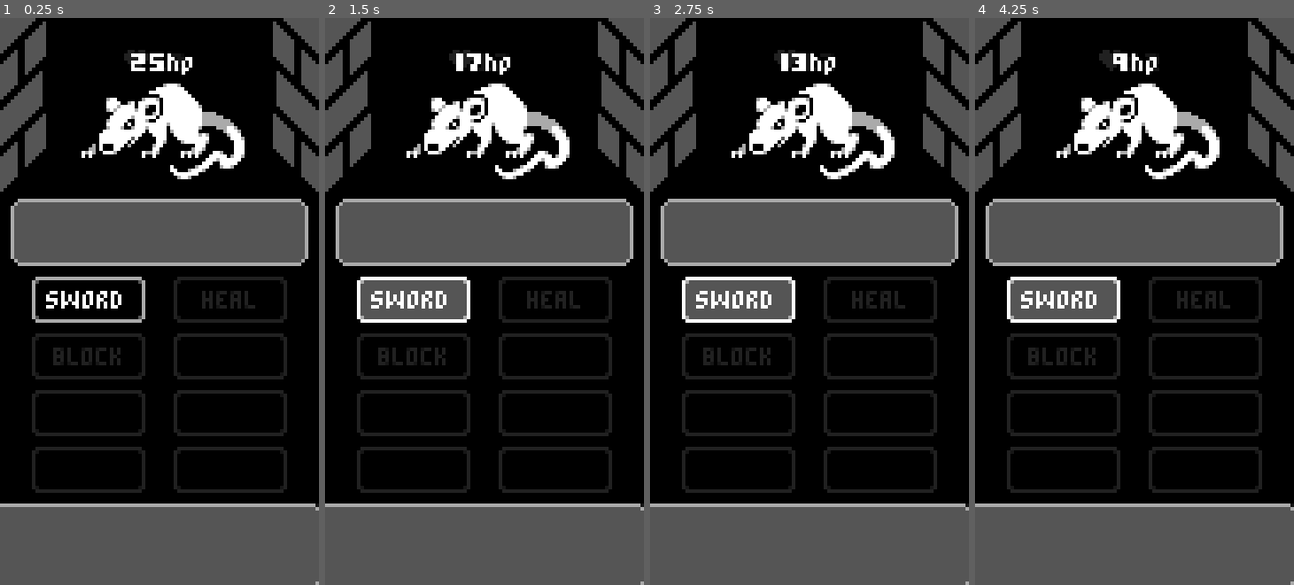
Above: before the commit, frames 1-4 (left to right).
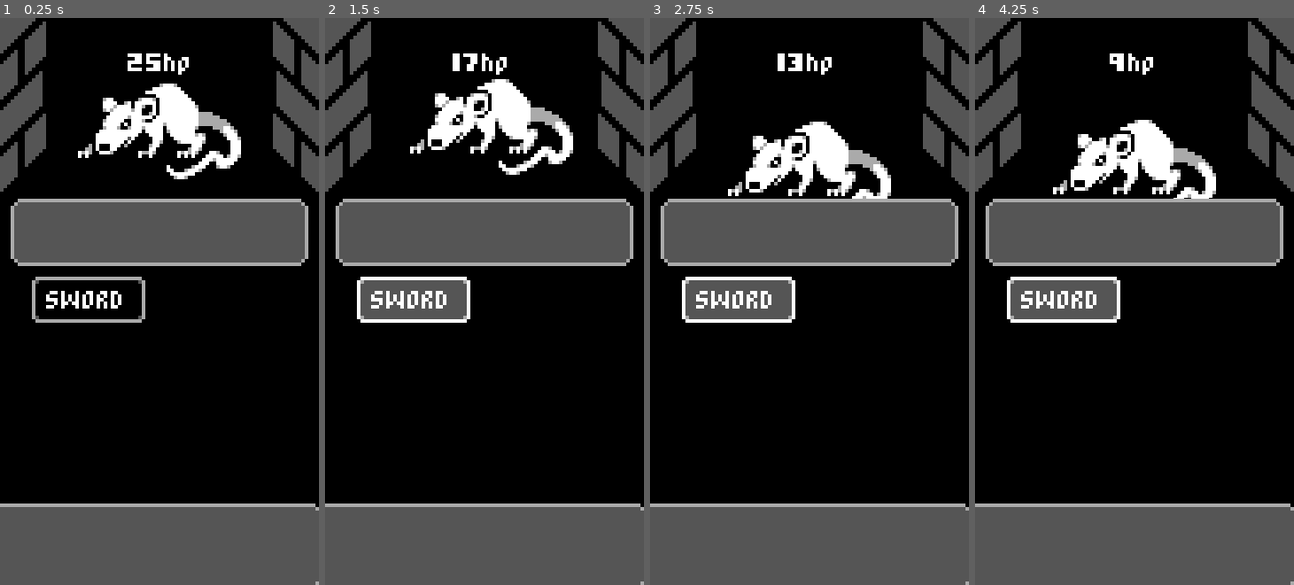
Above: after the commit, the same moments.

Repository: gkorzan/mobile-rpg-tutorial
Game: Godot game, scene res://battle.tscn
The game is run twice, just before and just after one commit, with the same random seed, the same clock (stepped at 60 frames per second) and the same inputs.
Inputs:
- Up to frame 1 (0.25 s): no input
- Up to frame 2 (1.5 s): click "SWORD" at 0.5 s; click "SWORD" at 1.25 s
- Up to frame 3 (2.75 s): click "SWORD" at 2 s
- Up to frame 4 (4.25 s): tap Enter at 3.5 s

The runs differ from the first frame. In frame 1, 6.7% of the frame differs, in the area x 10-90%, y 5-84%; in frame 2, 7.2%; in frame 3, 10%; in frame 4, 10%.

Commit message:
chore: VID-3 - moved enemy to own scene, added hit and attack animations

Diff:
--- a/battle.gd
+++ b/battle.gd
@@ -2,6 +2,14 @@
 
 @onready
 var enemy = $Enemy
+@onready
+var swordButton = $UI/SwordButton
 
 func _on_sword_button_pressed():
-	enemy.hp -= 4
+	if (enemy != null):
+		enemy.hp -= 4
+
+
+func _on_enemy_dead():
+	swordButton.hide()
+	enemy = null
--- a/battle.tscn
+++ b/battle.tscn
@@ -1,10 +1,9 @@
-[gd_scene load_steps=6 format=3 uid="uid://cd0yaux7te2w0"]
+[gd_scene load_steps=5 format=3 uid="uid://cd0yaux7te2w0"]
 
 [ext_resource type="Script" path="res://battle.gd" id="1_lgd4f"]
 [ext_resource type="Texture2D" uid="uid://dg4vl5n5wy4s1" path="res://Images/Dungeon.png" id="1_s7r6l"]
 [ext_resource type="Texture2D" uid="uid://cney52inyl2fi" path="res://Images/Mobile RPG Mockup.png" id="1_topa1"]
-[ext_resource type="Texture2D" uid="uid://dcuhcgu1a3kyd" path="res://Images/Rat.png" id="3_ebohb"]
-[ext_resource type="Script" path="res://enemy.gd" id="4_wead2"]
+[ext_resource type="PackedScene" uid="uid://cof74u7vkdslc" path="res://enemy.tscn" id="4_ufn8p"]
 
 [node name="Battle" type="Node"]
 script = ExtResource("1_lgd4f")
@@ -14,25 +13,13 @@
 texture = ExtResource("1_s7r6l")
 
 [node name="MobileRpgMockup" type="Sprite2D" parent="."]
+visible = false
 modulate = Color(1, 1, 1, 0.129412)
 position = Vector2(45, 80)
 texture = ExtResource("1_topa1")
 
-[node name="Enemy" type="Node2D" parent="."]
-position = Vector2(46, 32)
-script = ExtResource("4_wead2")
-metadata/_edit_group_ = true
-
-[node name="Rat" type="Sprite2D" parent="Enemy"]
-texture = ExtResource("3_ebohb")
-
-[node name="HPLable" type="Label" parent="Enemy"]
-offset_left = -9.0
-offset_top = -22.0
-offset_right = 9.0
-offset_bottom = -16.0
-text = "25hp"
-horizontal_alignment = 1
+[node name="Enemy" parent="." instance=ExtResource("4_ufn8p")]
+position = Vector2(45, 32)
 
 [node name="UI" type="Control" parent="."]
 layout_mode = 3
@@ -64,4 +51,5 @@
 offset_right = 91.0
 offset_bottom = 161.0
 
+[connection signal="dead" from="Enemy" to="." method="_on_enemy_dead"]
 [connection signal="pressed" from="UI/SwordButton" to="." method="_on_sword_button_pressed"]
--- a/enemy.gd
+++ b/enemy.gd
@@ -5,7 +5,19 @@
 
 @onready
 var hpLabel = $HPLable
+@onready
+var animationPlayer = $AnimationPlayer
+
+signal dead
 
 func set_hp(new_hp):
 	hp = new_hp
 	hpLabel.text = str(hp) + 'hp'
+
+	if (hp <= 0):
+		emit_signal("dead")
+		queue_free()
+	else:
+		animationPlayer.play("SHAKE")
+		await animationPlayer.animation_finished
+		animationPlayer.play("ATTACK")
--- /dev/null
+++ b/enemy.tscn
@@ -0,0 +1,78 @@
+[gd_scene load_steps=7 format=3 uid="uid://cof74u7vkdslc"]
+
+[ext_resource type="Script" path="res://enemy.gd" id="1_4chc1"]
+[ext_resource type="Texture2D" uid="uid://dcuhcgu1a3kyd" path="res://Images/Rat.png" id="2_r7706"]
+
+[sub_resource type="Animation" id="Animation_iihsp"]
+resource_name = "ATTACK"
+length = 0.8
+tracks/0/type = "value"
+tracks/0/imported = false
+tracks/0/enabled = true
+tracks/0/path = NodePath("Rat:position")
+tracks/0/interp = 2
+tracks/0/loop_wrap = true
+tracks/0/keys = {
+"times": PackedFloat32Array(0, 0.3, 0.4, 0.8),
+"transitions": PackedFloat32Array(1, 1, 1, 1),
+"update": 0,
+"values": [Vector2(0, 0), Vector2(0, -3), Vector2(0, 8), Vector2(0, 0)]
+}
+
+[sub_resource type="Animation" id="Animation_006g0"]
+length = 0.001
+tracks/0/type = "value"
+tracks/0/imported = false
+tracks/0/enabled = true
+tracks/0/path = NodePath("Rat:position")
+tracks/0/interp = 1
+tracks/0/loop_wrap = true
+tracks/0/keys = {
+"times": PackedFloat32Array(0),
+"transitions": PackedFloat32Array(1),
+"update": 0,
+"values": [Vector2(0, 0)]
+}
+
+[sub_resource type="Animation" id="Animation_e4iy3"]
+resource_name = "SHAKE"
+length = 0.2
+step = 0.05
+tracks/0/type = "value"
+tracks/0/imported = false
+tracks/0/enabled = true
+tracks/0/path = NodePath("Rat:position")
+tracks/0/interp = 1
+tracks/0/loop_wrap = true
+tracks/0/keys = {
+"times": PackedFloat32Array(0, 0.05, 0.1, 0.15, 0.2),
+"transitions": PackedFloat32Array(1, 1, 1, 1, 1),
+"update": 0,
+"values": [Vector2(0, 0), Vector2(-2, 3), Vector2(3, 2), Vector2(3, -2), Vector2(0, 0)]
+}
+
+[sub_resource type="AnimationLibrary" id="AnimationLibrary_ifeqq"]
+_data = {
+"ATTACK": SubResource("Animation_iihsp"),
+"RESET": SubResource("Animation_006g0"),
+"SHAKE": SubResource("Animation_e4iy3")
+}
+
+[node name="Enemy" type="Node2D"]
+script = ExtResource("1_4chc1")
+
+[node name="Rat" type="Sprite2D" parent="."]
+texture = ExtResource("2_r7706")
+
+[node name="HPLable" type="Label" parent="."]
+offset_left = -9.0
+offset_top = -22.0
+offset_right = 9.0
+offset_bottom = -16.0
+text = "25hp"
+horizontal_alignment = 1
+
+[node name="AnimationPlayer" type="AnimationPlayer" parent="."]
+libraries = {
+"": SubResource("AnimationLibrary_ifeqq")
+}
